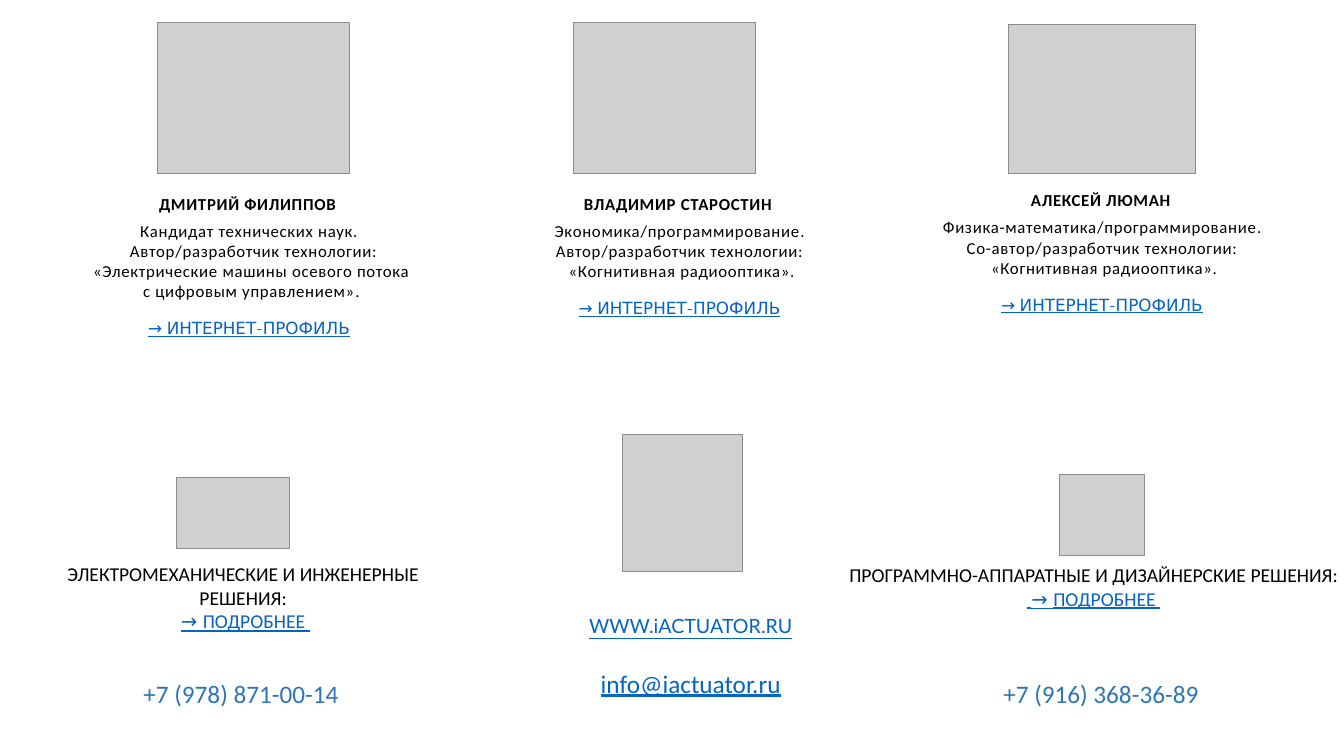
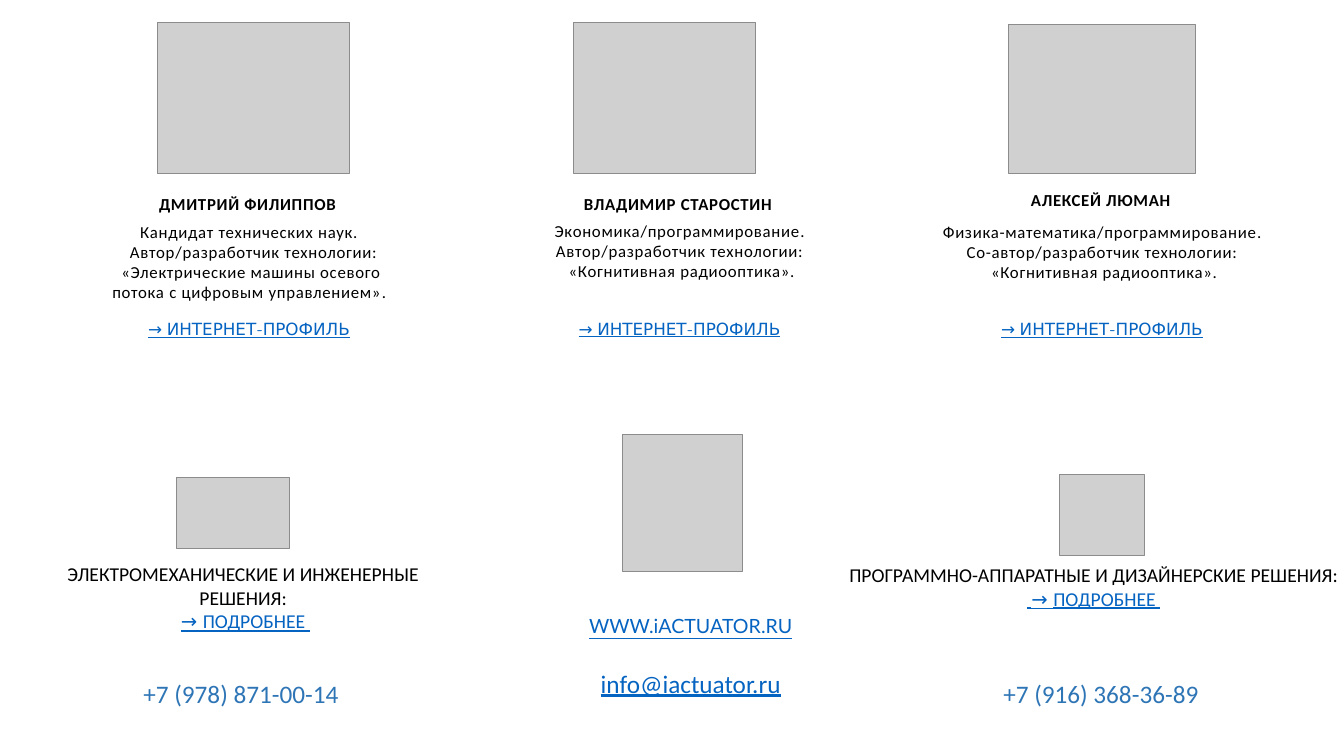
Before and after one commit to iACTUATOR/iactuator.ru, a slide deck: slide 9 of actuator.pptx. Drawn at 1344x756 pixels with LibreOffice and Linux fonts; fonts in the diff are those of the drawing; grey boxes stand for pictures. Boxes give left, top, right and bottom in pixels: in the first picture for what was removed or moved away, otherwise in the second. Text is boxed around its words. In the diff, an @@ line names an element or a change of style, - is before the commit and + after.

```diff
--- a/actuator.pptx
+++ b/actuator.pptx
@@ text "Кандидат технических наук." moved from (x1=93, y1=226, x2=409, y2=337) to (x1=112, y1=227, x2=386, y2=338) @@
@@ text "Экономика/программирование." rewrapped from (x1=555, y1=225, x2=805, y2=317) to (x1=555, y1=225, x2=805, y2=337) @@
@@ text "Физика-математика/программирование." rewrapped from (x1=943, y1=221, x2=1261, y2=313) to (x1=943, y1=226, x2=1261, y2=338) @@
@@ text at (x1=112, y1=267, x2=386, y2=301): text changed @@
-«Электрические машины осевого потока
-с цифровым управлением».
+«Электрические машины осевого потока с цифровым управлением».
```
Also in this commit, not shown: 1 other file.
